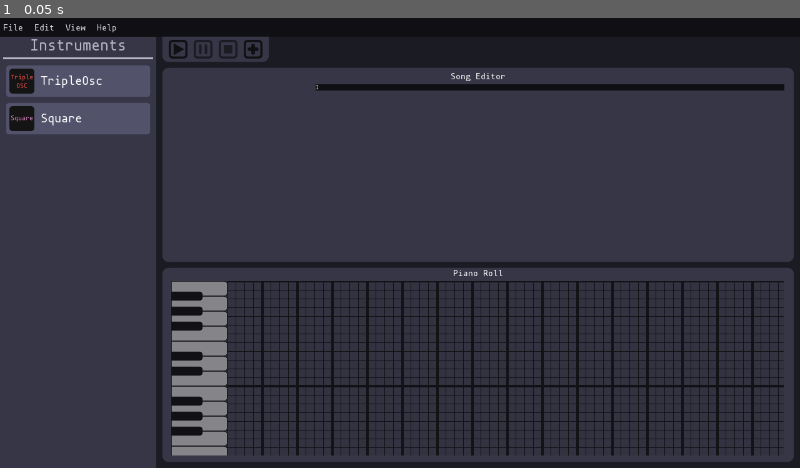
Above: before the commit, frame 1.
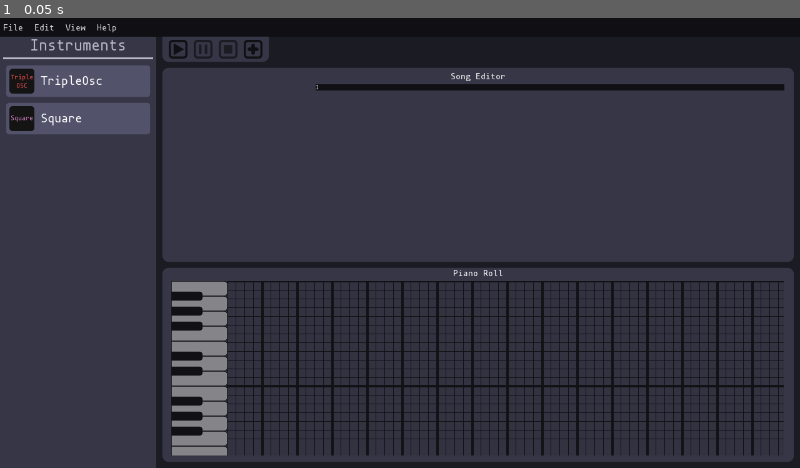
Above: after the commit, the same moment.

Repository: QuadCubedStudios/GoDAW
Game: Godot game, scene res://Main.tscn
The game is run twice, just before and just after one commit, with the same random seed, the same clock (stepped at 60 frames per second) and the same inputs.
Inputs:
- Up to frame 1 (0.05 s): no input

The runs differ from the first frame. In frame 1, 0.1% of the frame differs, in the area x 28-98%, y 95-96%.

Commit message:
Corrections

Diff:
--- a/Panels/PianoRoll/CameraMan.gd
+++ b/Panels/PianoRoll/CameraMan.gd
@@ -1,12 +1,15 @@
 extends KinematicBody2D
 
-onready var disabled = get_node("../../../PianoContainer/PianoViewport/Disabled/ColorRect")
+var disabled = false
 
 func _ready():
 	set_position(Vector2(0, 672))
+	Global.connect("piano_state_changed", self, "piano_changed")
+
+func piano_changed():	disabled = true
 
 func _input(event):
-	if !disabled.visible:
+	if !disabled:
 		var mouse_pos = get_global_mouse_position()
 		if mouse_pos.y > -90 and mouse_pos.x > 0:
 			if event.is_action("scroll_down"):
--- a/Panels/PianoRoll/Grid.gd
+++ b/Panels/PianoRoll/Grid.gd
@@ -15,17 +15,17 @@
 	update()
 
 func _draw():
-	for x in range(OS.window_size.x-300):
+	for x in range(Global.piano_roll.piano.size.x):
 		draw_line(Vector2(90+x*14, 0), Vector2(90+x*14, get_node("../../../").rect_size.y),
 		Color("1f1c24"), 1)
-	for y in range(get_node("../../../").rect_size.y/14):
-		draw_line(Vector2(90, y*14), Vector2(90+OS.window_size.x, y*14), Color("1f1c24"), 1)
+	for y in range(Global.piano_roll.piano.size.y/14):
+		draw_line(Vector2(90, y*14), Vector2(Global.piano_roll.piano.size.x, y*14), Color("1f1c24"), 1)
 	var first = true
-	for x in range(OS.window_size.x-300):
+	for x in range(Global.piano_roll.piano.size.x):
 		if first:
 			first = false
 			continue
-		draw_line(Vector2(90+x*14*4, 0), Vector2(90+x*14*4, get_node("../../../").rect_size.y),
+		draw_line(Vector2(90+x*14*4, 0), Vector2(90+x*14*4, Global.piano_roll.piano.size.y),
 		Color("1f1c24"), 4)
 	for y in range(get_node("../../../").rect_size.y/14*13):
 		draw_line(Vector2(90, y*14*12+14*scroll),
--- a/Panels/PianoRoll/PianoRollPanel.tscn
+++ b/Panels/PianoRoll/PianoRollPanel.tscn
@@ -96,6 +96,7 @@
 current = true
 
 [node name="Grid" type="CanvasLayer" parent="VBox/HBox/PianoContainer/PianoViewport"]
+layer = -1
 
 [node name="Grid" type="Control" parent="VBox/HBox/PianoContainer/PianoViewport/Grid"]
 margin_right = 40.0
--- a/Panels/SongEditor/SongEditor.tscn
+++ b/Panels/SongEditor/SongEditor.tscn
@@ -41,14 +41,14 @@
 
 [node name="Label" type="Label" parent="VBox"]
 margin_right = 990.0
-margin_bottom = 17.0
+margin_bottom = 14.0
 text = "Song Editor"
 align = 1
 
 [node name="Control" type="Control" parent="VBox"]
-margin_top = 21.0
+margin_top = 18.0
 margin_right = 990.0
-margin_bottom = 31.0
+margin_bottom = 28.0
 rect_min_size = Vector2( 0, 10 )
 __meta__ = {
 "_edit_use_anchors_": false
--- a/Panels/SongEditor/SongEditorEntry.gd
+++ b/Panels/SongEditor/SongEditorEntry.gd
@@ -39,6 +39,7 @@
 		if event.button_index == 1 and event.doubleclick:
 			Global.selected_instrument = instrument.text
 			disabled.hide()
+			Global.emit_signal("piano_state_changed")
 		elif event.button_index == 2:
 			song_segment.set_disabled(false)
 
--- a/util/scripts/Global.gd
+++ b/util/scripts/Global.gd
@@ -13,6 +13,7 @@
 signal play
 signal pause
 signal stop
+signal piano_state_changed
 signal window_size_changed
 
 func _ready():
Not shown, removed: OUT.wav.import
Not shown: 3 places in Panels/SongEditor/SongEditor.tscn that only renumber resources
Not shown, removed: output.waw.wav.import
Not shown, removed: OUT.wav
Not shown, removed: addons/test.py
Not shown, removed: output.waw.wav
